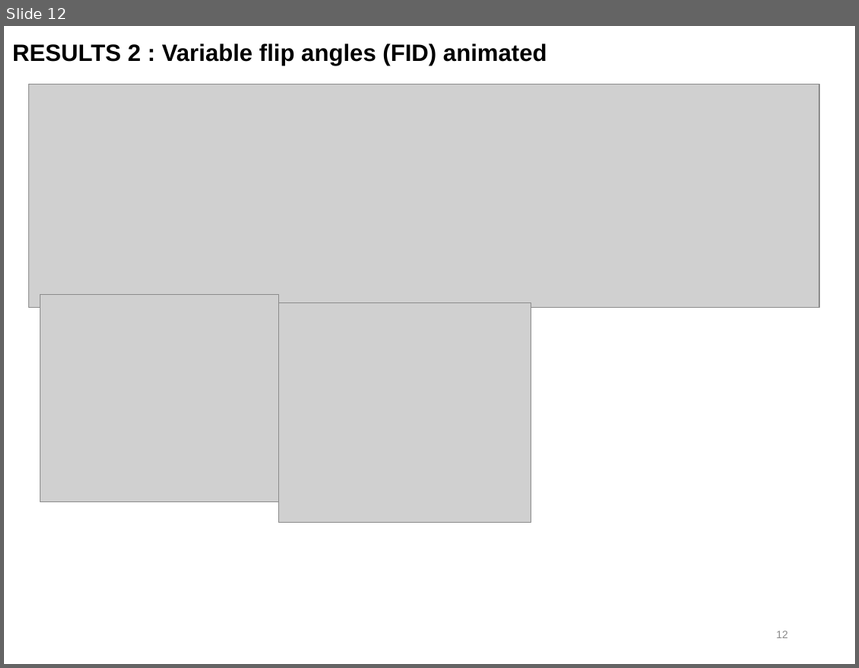
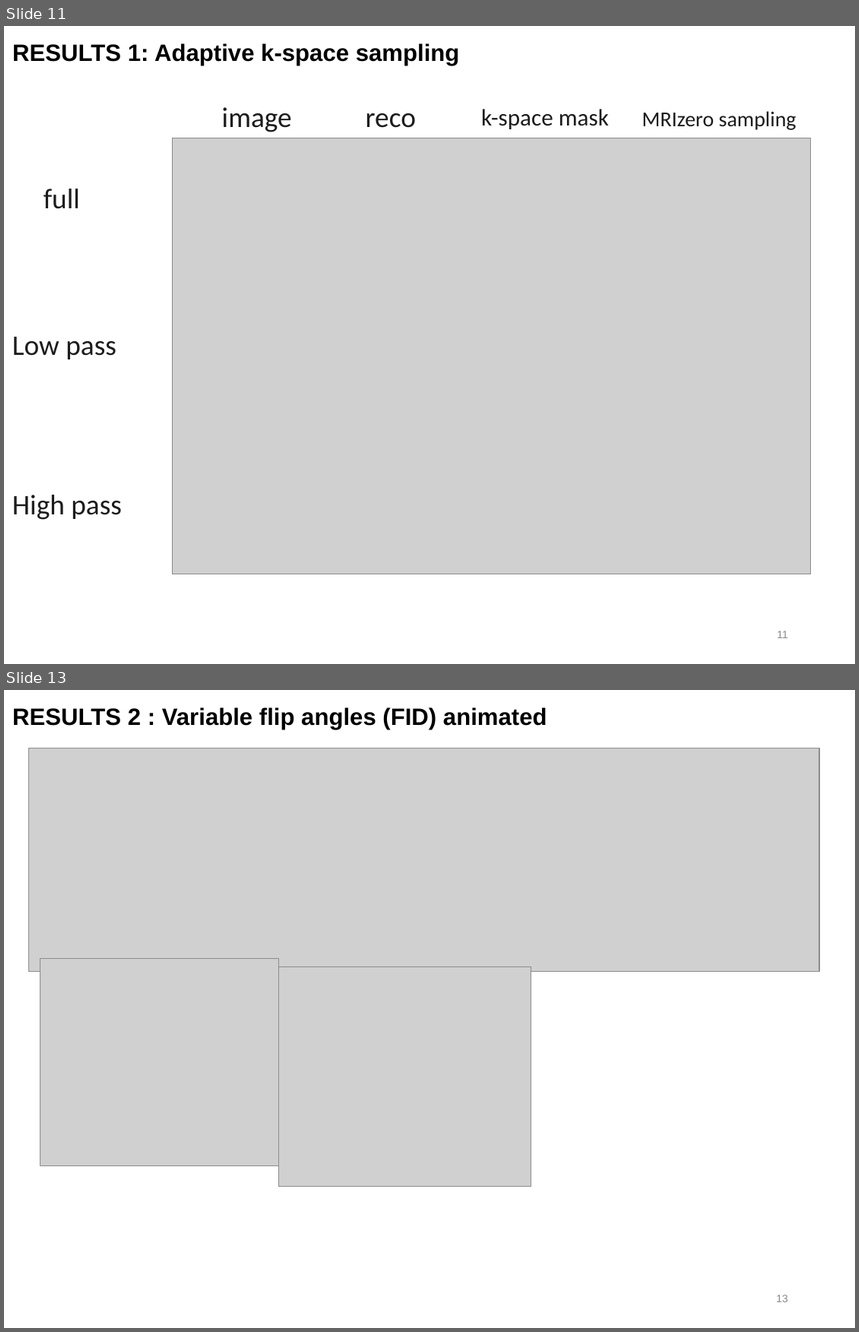
Before and after one commit to mzaiss/MRTwin_pulseq, a slide deck: lyx_ppt/MRIzero_two.ppt. Shown one above the other, each under a label of ours: slide 12 before the commit, slides 11 and 13 after it; the slides between them are not shown. The pictures are 859x668 and 859x1332 pixels, drawn with LibreOffice and Linux fonts; fonts in the diff are those of the drawing; grey boxes stand for pictures. Boxes give left, top, right and bottom in pixels: in the first picture for what was removed or moved away, otherwise in the second. Text is boxed around its words. In the diff, an @@ line names an element or a change of style, - is before the commit and + after.

```diff
--- a/lyx_ppt/MRIzero_two.ppt
+++ b/lyx_ppt/MRIzero_two.ppt
@@ slide 11 added at <box>4,26,855,664</box>, background #FFFFFF @@
@@ title added at <box>12,43,460,66</box>, 20 pt, text #000000, bold @@
+RESULTS 1: Adaptive k-space sampling
@@ text added at <box>222,107,292,132</box>, 24 pt, text #1C1C1C @@
+image
@@ text added at <box>366,113,416,128</box>, 24 pt, text #1C1C1C @@
+reco
@@ text added at <box>481,109,609,129</box>, 20 pt, text #1C1C1C @@
+k-space mask
@@ text added at <box>642,111,797,130</box>, 18 pt, text #1C1C1C @@
+MRIzero sampling
@@ picture added at <box>173,138,812,575</box> @@
@@ text added at <box>44,189,80,209</box>, 24 pt, text #1C1C1C @@
+full
@@ text added at <box>12,337,116,360</box>, 24 pt, text #1C1C1C @@
+Low pass
@@ text added at <box>12,495,122,520</box>, 24 pt, text #1C1C1C @@
+High pass
@@ page number added at <box>777,631,788,639</box>, 9 pt, text #898989 @@
+11
@@ what was slide 12 is now slide 13 @@
```
Also in this commit, not shown: 5 slides changed, 1 other slide added, 7 other files.
